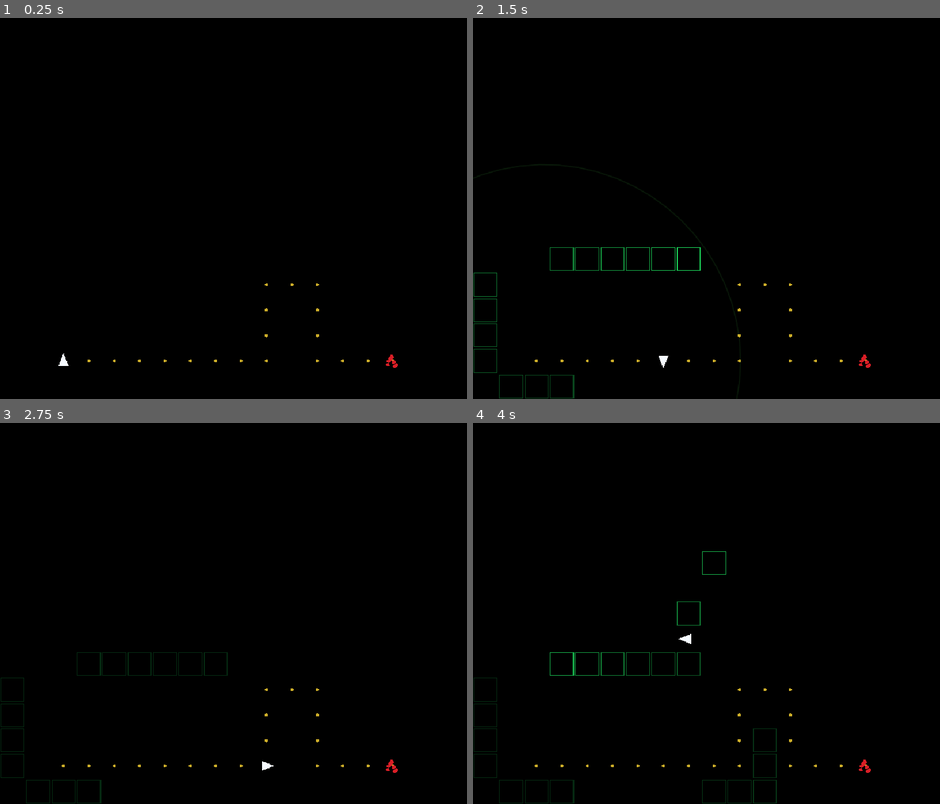
Above: before the commit, frames 1-4 (two rows, left to right).
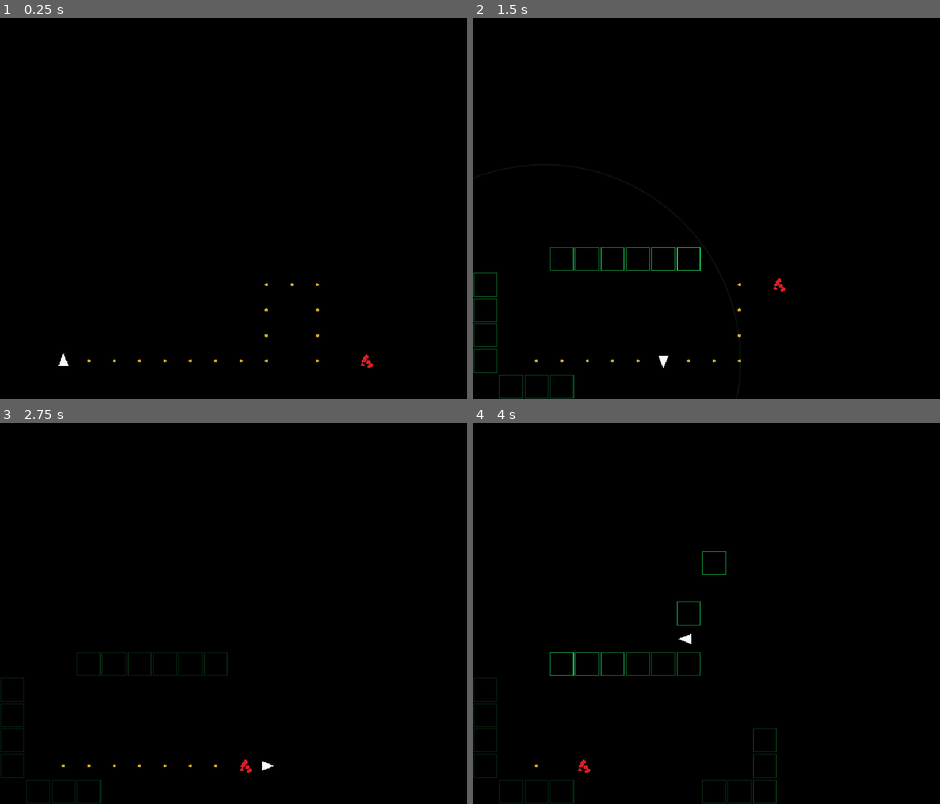
Above: after the commit, the same moments.

Repository: UnderstoodUseYourUsernameHere/Sonar
Game: Godot game, scene res://scenes/main.tscn
Same seed, same stepped clock (60 frames per second), same inputs: the game is played once before the commit and once after it.
Inputs (mouse positions are in pixels of both pictures, inside the frame that each line leads up to):
- Up to frame 1 (0.25 s): no input
- Up to frame 2 (1.5 s): tap Enter at 0.5 s; move the mouse to (837, 189) at 0.52 s; hold Right (move_right) 0.53-1.28 s; tap Space (ping) at 0.6 s; click (837, 189) at 0.67 s; move the mouse to (627, 227) at 1.27 s; hold S (move_down) from 1.28 s (still down); tap Alt at 1.35 s
- Up to frame 3 (2.75 s): move the mouse to (303, 529) at 2.02 s; release S (move_down) at 2.03 s; hold Right (move_right) from 2.03 s (still down); tap Shift at 2.1 s
- Up to frame 4 (4 s): move the mouse to (701, 689) at 2.77 s; release Right (move_right) at 2.78 s; hold W (move_up) 2.78-3.53 s; tap Space (ping) at 2.85 s; click (701, 689) at 2.92 s; move the mouse to (879, 670) at 3.52 s; hold Left (move_left) from 3.53 s (still down); tap Alt at 3.6 s

The runs differ from the first frame. In frame 1, less than 0.1% of the frame differs, in the area x 72-86%, y 88-92%; in frame 2, 0.1%; in frame 3, 0.1%; in frame 4, 0.2%, in the area x 18-86%, y 69-92%.

Commit message:
Monster moves smoothly upon path now. Path dots disappear when monster crosses them.

Diff:
--- a/scripts/main.gd
+++ b/scripts/main.gd
@@ -19,6 +19,7 @@
 const MONSTER_COLOR: Color = Color(0.85, 0.12, 0.15, 1.0)
 const MONSTER_DOT_COUNT: int = 11
 const MONSTER_CLUSTER_RADIUS: float = TILE_SIZE * 0.38
+const MONSTER_MOVE_TIME_PER_TILE: float = 0.22
 
 const DEBUG_SHOW_MONSTER: bool = true
 
@@ -76,8 +77,13 @@
 var monster_draw_position: Vector2 = Vector2.ZERO
 var monster_dot_offsets: Array[Vector2] = []
 var monster_dot_sizes: Array[float] = []
+var is_monster_moving: bool = false
+var monster_move_source: Vector2 = Vector2.ZERO
+var monster_move_destination: Vector2 = Vector2.ZERO
+var monster_move_destination_cell: Vector2i = Vector2i.ZERO
+var monster_move_elapsed: float = 0.0
 var astar: AStarGrid2D = AStarGrid2D.new() ## I really like this name for some reason!
-var debug_path: Array[Vector2i] = []
+var monster_path: Array[Vector2i] = []
 
 func _ready() -> void:
 	if not _parse_map():
@@ -90,12 +96,12 @@
 	_build_monster_shape()
 
 	_build_astar()
-	debug_path = astar.get_id_path(monster_cell, player_cell)
-
-	if debug_path.is_empty():
-		push_warning("No debug route found between the spawn cells...?")
+	_set_monster_path(player_cell)
+
+	if monster_path.is_empty():
+		push_warning("No monster route was found at beginning?")
 	print("Offsets: ", monster_dot_offsets.size(), " | Sizes: ", monster_dot_sizes.size())
-	print("Debug path: ", debug_path)
+	print("Debug path: ", monster_path)
 	queue_redraw()
 
 func _parse_map() -> bool:
@@ -150,6 +156,39 @@
 	for cell in wall_cells:
 		astar.set_point_solid(cell, true)
 
+func _set_monster_path(target_cell: Vector2i) -> void:
+	monster_path = astar.get_id_path(monster_cell, target_cell)
+
+	if not monster_path.is_empty() and monster_path[0] == monster_cell:
+		monster_path.pop_front()
+
+func _update_monster_movement(delta: float) -> void:
+	if is_monster_moving:
+		monster_move_elapsed += delta
+
+		var progress: float = minf(
+			monster_move_elapsed / MONSTER_MOVE_TIME_PER_TILE,
+			1.0
+		)
+
+		monster_draw_position = monster_move_source.lerp(
+			monster_move_destination,
+			progress
+		)
+
+		if progress >= 1.0:
+			monster_cell = monster_move_destination_cell
+			monster_draw_position = monster_move_destination
+			is_monster_moving = false
+
+	if not is_monster_moving and not monster_path.is_empty():
+		monster_move_destination_cell = monster_path.pop_front()
+		monster_move_source = monster_draw_position
+		monster_move_destination = _cell_center(monster_move_destination_cell)
+		monster_move_elapsed = 0.0
+		is_monster_moving = true
+
+
 func _process(delta: float) -> void:
 	if not map_is_valid:
 		return
@@ -181,6 +220,7 @@
 		_try_start_move(next_direction)
 
 	_update_pulses(delta)
+	_update_monster_movement(delta)
 
 	queue_redraw()
 
@@ -435,6 +475,6 @@
 func _draw_debug_path() -> void:
 	var color: Color = Color(1.0, 0.85, 0.2, 0.8)
 
-	for cell in debug_path:
+	for cell in monster_path:
 		var center: Vector2 = _cell_center(cell)
 		draw_circle(center, 3.0, color)
